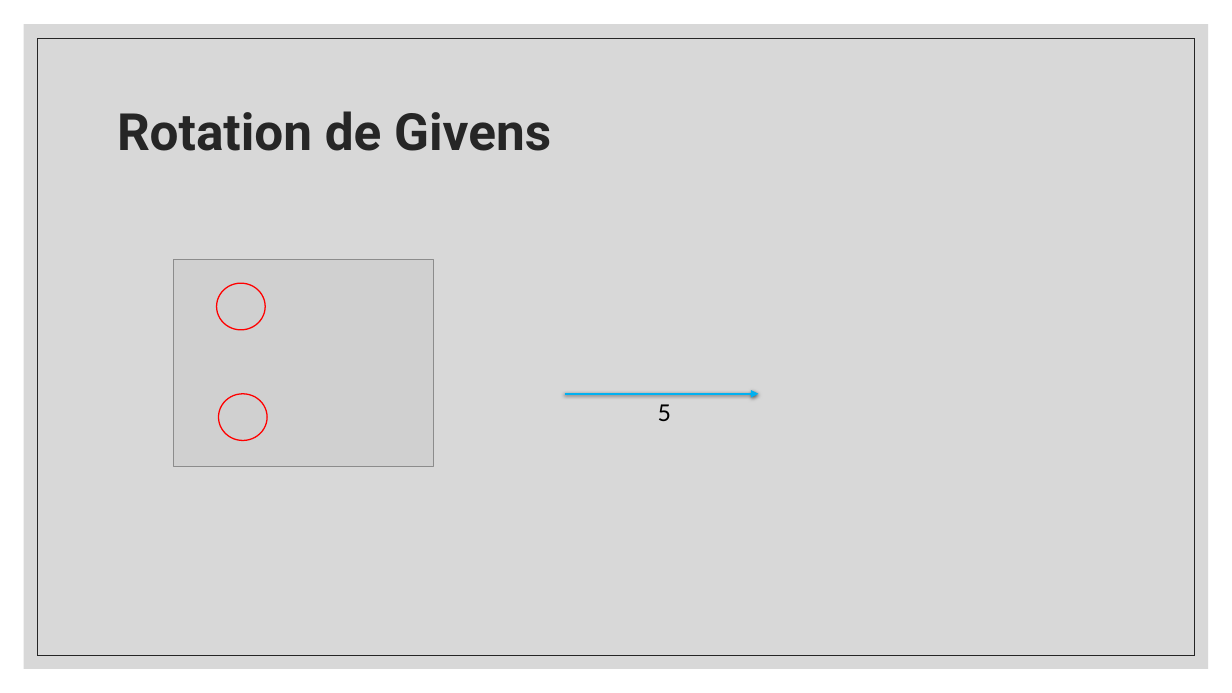
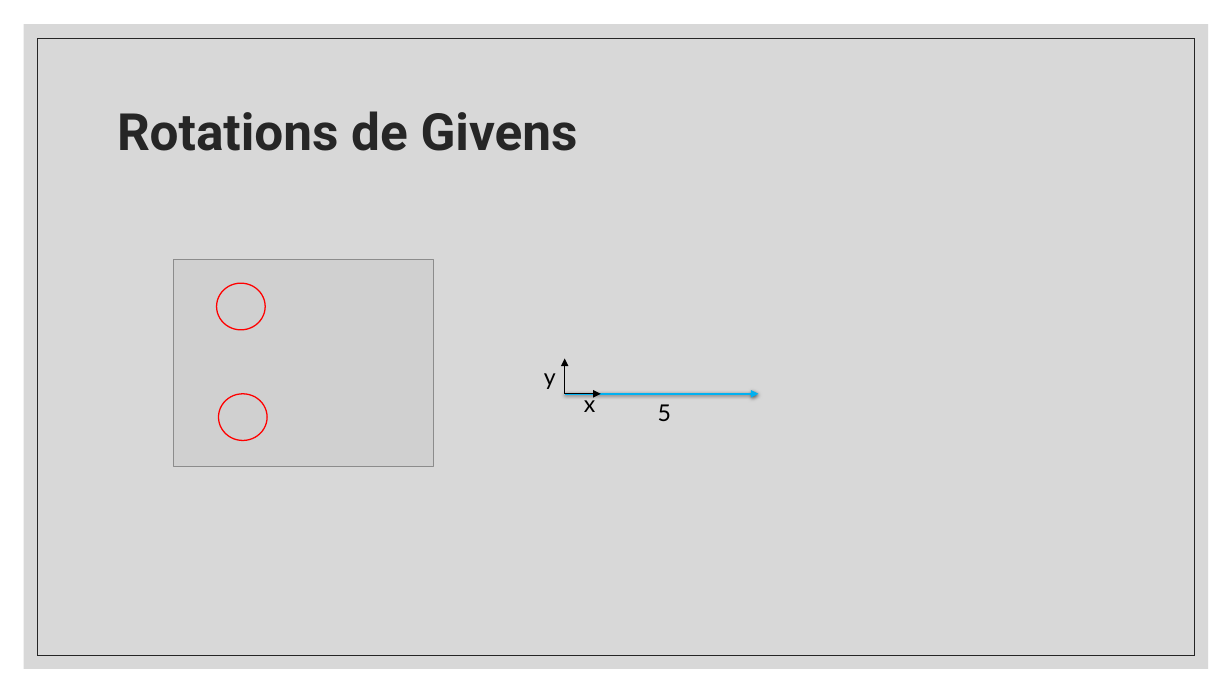
Before and after one commit to gahem1/Physique_Numerique, a slide deck: slide 17 of Solutions d’une équation aux valeurs propres.pptx. Drawn at 1232x693 pixels with LibreOffice and Linux fonts; fonts in the diff are those of the drawing; grey boxes stand for pictures. Boxes give left, top, right and bottom in pixels: in the first picture for what was removed or moved away, otherwise in the second. Text is boxed around its words. In the diff, an @@ line names an element or a change of style, - is before the commit and + after.

```diff
--- a/Solutions d’une équation aux valeurs propres.pptx
+++ b/Solutions d’une équation aux valeurs propres.pptx
@@ title at [117,111,578,151]: text changed @@
-Rotation de Givens
+Rotations de Givens
@@ arrow added from (565, 394) to (565, 359), #000000 0.5 pt @@
@@ text added at [544,373,556,389], 18 pt, text #000000 @@
+y
@@ arrow added from (565, 394) to (601, 394), #000000 0.5 pt @@
@@ text added at [584,392,596,412], 18 pt, text #000000 @@
+x
```
Also in this commit, not shown: 15 other slides changed, 4 slides added, 1 slide removed.
